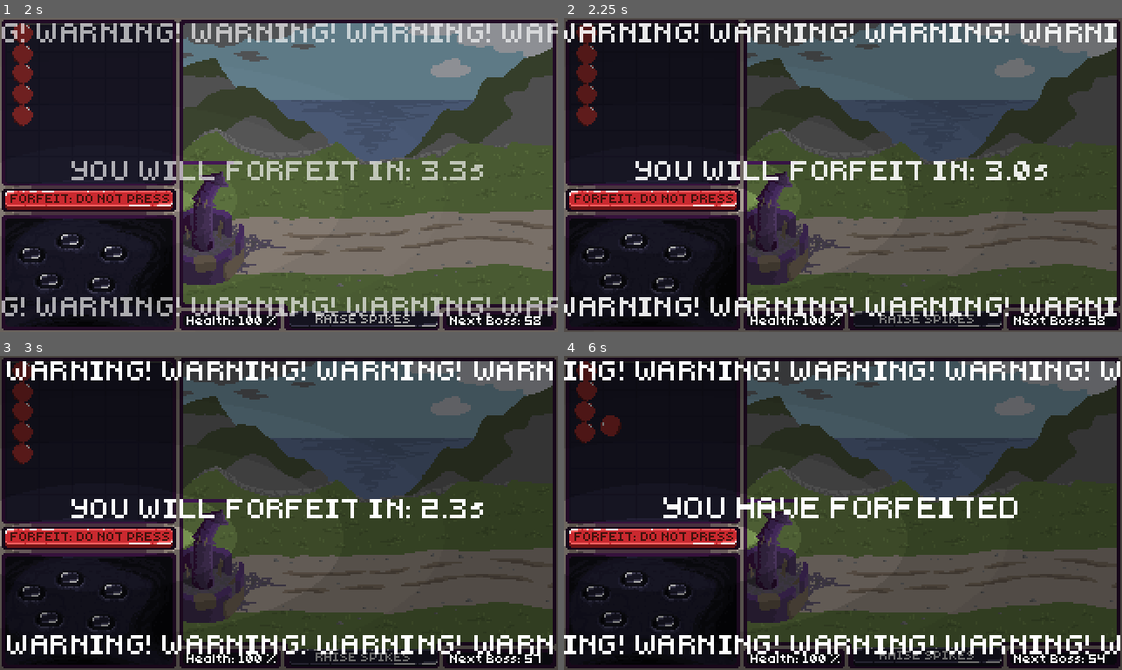
Above: before the commit, frames 1-4 (two rows, left to right).
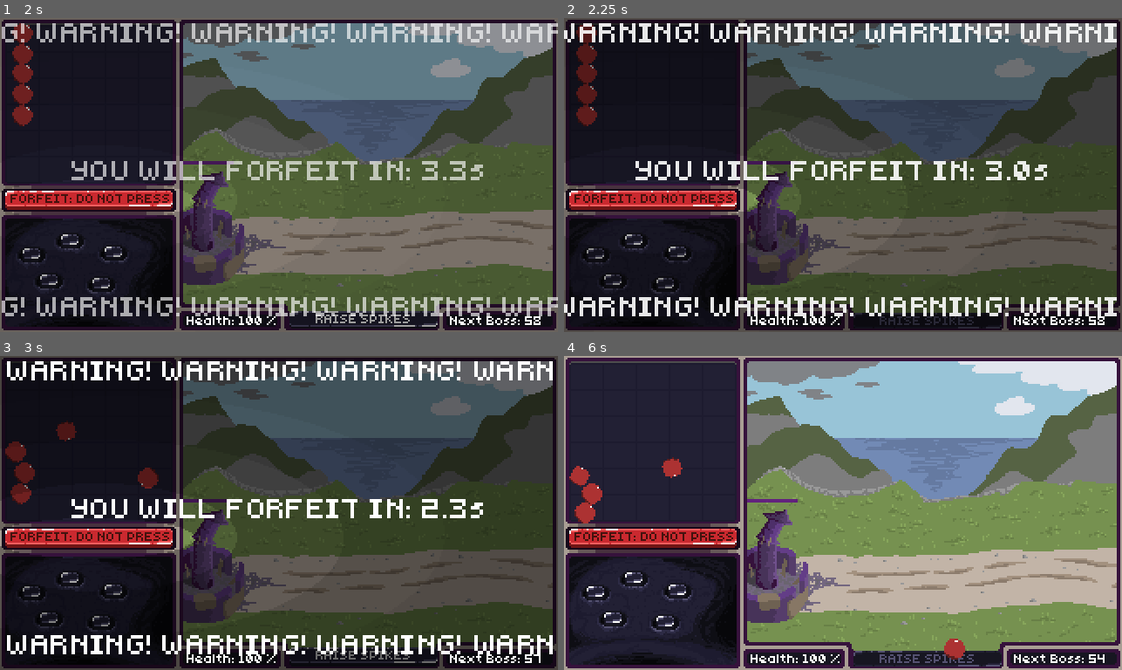
Above: after the commit, the same moments.

Repository: Team-Skeejy/ld55_summoning
Game: Godot game, scene res://scenes/roots/splash/splash_screen.tscn
The game is run twice, just before and just after one commit, with the same random seed, the same clock (stepped at 60 frames per second) and the same inputs.
Inputs (mouse positions are in pixels of both pictures, inside the frame that each line leads up to):
- Up to frame 1 (2 s): tap Enter at 0.5 s; move the mouse to (401, 159) at 0.52 s; tap Tab (Tab) at 0.6 s; click (401, 159) at 0.67 s; tap Space at 1.25 s; drag from (89, 196) to (362, 316) at 1.27 s
- Up to frame 2 (2.25 s): tap Tab (Tab) at 2.1 s; click (926, 316) at 2.17 s
- Up to frame 3 (3 s): drag from (22, 371) to (362, 654) at 2.77 s
- Up to frame 4 (6 s): drag from (586, 390) to (653, 440) at 3.52 s; drag from (586, 412) to (692, 381) at 4.27 s; move the mouse to (586, 431) at 5.02 s; tap Tab (Tab) at 5.1 s; click (586, 431) at 5.17 s; drag from (586, 453) to (658, 381) at 5.77 s

Frame 1 is identical in both runs. In frame 2, 0.6% of the frame differs, in the area x 51-79%, y 93-99%; in frame 3, 2.3%; in frame 4, 85%, in the area x 0-100%, y 0-100%.

Commit message:
fixed ball drag bug

Diff:
--- a/scenes/ui_entities/forfeiting/forfeiting.tscn
+++ b/scenes/ui_entities/forfeiting/forfeiting.tscn
@@ -216,7 +216,6 @@
 [node name="AudioStreamPlayer" type="AudioStreamPlayer" parent="."]
 stream = ExtResource("1_vky3h")
 volume_db = -80.0
-stream_paused = true
 
 [node name="WarningAnimationPlayer" type="AnimationPlayer" parent="."]
 libraries = {
@@ -244,6 +243,7 @@
 layout_mode = 0
 offset_right = 40.0
 offset_bottom = 40.0
+mouse_filter = 2
 texture = ExtResource("3_d7v16")
 
 [node name="Warning" type="Control" parent="Control"]
@@ -255,6 +255,7 @@
 offset_right = -833.789
 grow_horizontal = 2
 grow_vertical = 2
+mouse_filter = 2
 
 [node name="Label" type="Label" parent="Control/Warning"]
 layout_mode = 0
@@ -282,6 +283,7 @@
 anchor_bottom = 0.5
 grow_horizontal = 2
 grow_vertical = 2
+mouse_filter = 2
 
 [node name="CountdownLabel" type="Label" parent="Control/Control"]
 layout_mode = 1
--- a/scenes/ui_entities/ui/ui.tscn
+++ b/scenes/ui_entities/ui/ui.tscn
@@ -156,6 +156,7 @@
 anchors_preset = 0
 offset_right = 40.0
 offset_bottom = 40.0
+mouse_filter = 2
 
 [node name="Next Wave" type="Label" parent="Node/Control"]
 layout_mode = 0
Not shown: 1 places in scenes/ui_entities/ui/ui.tscn that only renumber resources
